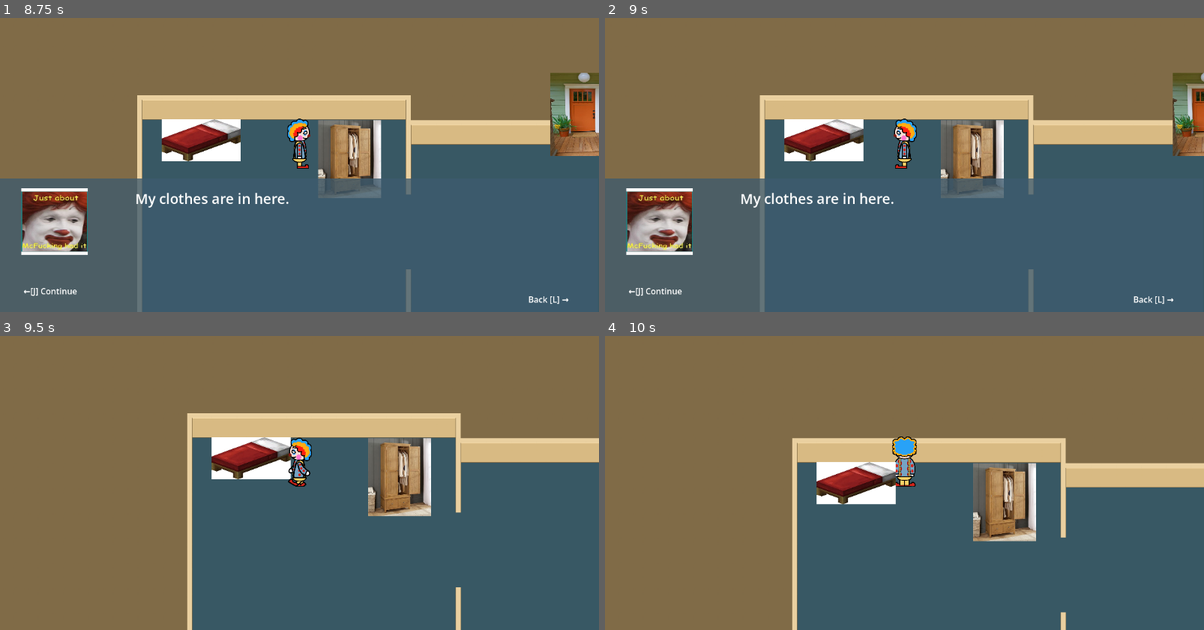
Above: before the commit, frames 1-4 (two rows, left to right).
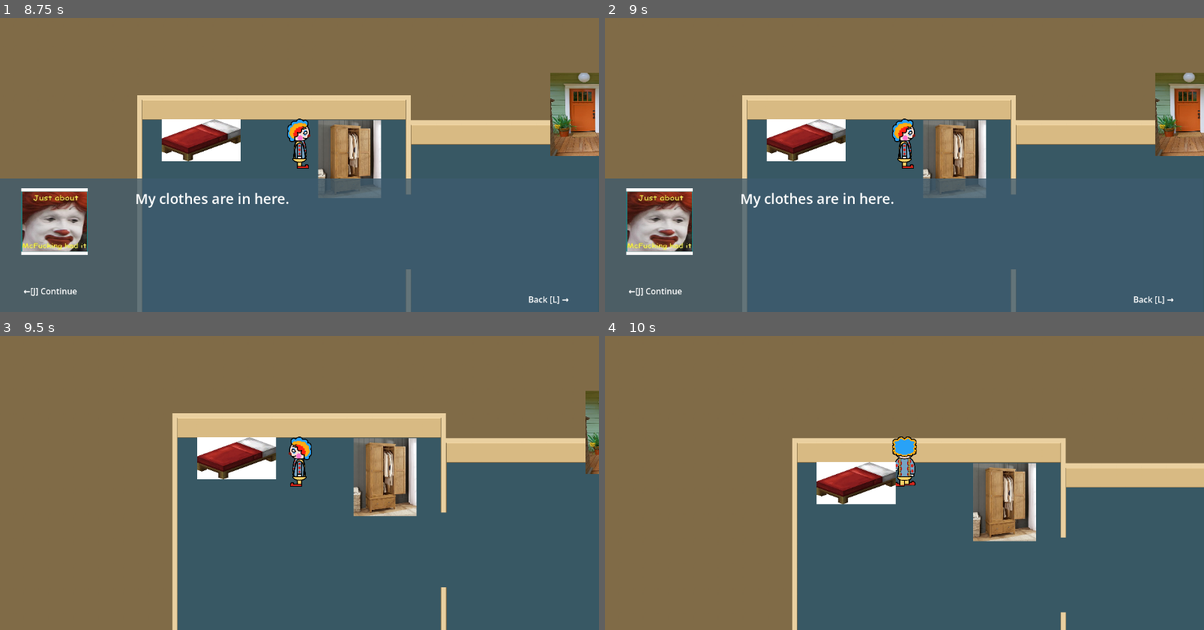
Above: after the commit, the same moments.

Repository: Isabelle1909/JuggleManMania
Game: Godot game, scene res://scenes/house_level/house.tscn
The game is run twice, just before and just after one commit, with the same random seed, the same clock (stepped at 60 frames per second) and the same inputs. This scene is started directly instead of the project's main scene. The engine's default icon, where the game draws it, is replaced by a stand-in: a white triangle on a blue panel in a dark square.
Inputs:
- Up to frame 1 (8.75 s): tap Enter at 0.5, 5.75 s; hold D (move_right) 0.53-1.28 s; tap J (interact) at 0.6, 1.35, 2.3, 2.85, 3.6, 4.55, 5.1, 5.85, 6.8, 7.35, 8.1 s; hold L (back) 1.28-2.03 s; tap Space at 2 s; hold D (move_right) 2.03-2.78 s; tap T (test input 1) at 2.1, 4.35, 6.6 s; hold Up (ui_up) 2.78-3.53 s; hold A (move_left) 3.53-5.03 s; hold L (back) 5.03-5.78 s; hold D (move_right) 5.78-6.53 s; hold Up (ui_up) 6.53-7.28 s; hold D (move_right) 7.28-8.03 s; hold L (back) from 8.03 s (still down)
- Up to frame 2 (9 s): tap Space at 8.75 s; release L (back) at 8.78 s; hold A (move_left) from 8.78 s (still down); tap T (test input 1) at 8.85 s
- Up to frame 3 (9.5 s): keep holding A (move_left); tap J (interact) at 9.05 s
- Up to frame 4 (10 s): release A (move_left) at 9.53 s; hold Up (ui_up) from 9.53 s (still down); tap J (interact) at 9.6 s

Frame 1 is identical in both runs. In frame 2, 9.2% of the frame differs, in the area x 22-100%, y 18-100%; in frame 3, 9.2%, in the area x 28-100%, y 18-100%; in frame 4, less than 0.1%.

Commit message:
quick fixes

Diff:
--- a/juggle-man-mania-project/scripts/house_level/house.gd
+++ b/juggle-man-mania-project/scripts/house_level/house.gd
@@ -47,6 +47,9 @@
 		player.disabled = false
 		SystemManager.increment_time()
 	elif player.waiting_answer_door:
+		var door = player.object_near
+		if door.has_node("DoorSound"):
+			door.get_node("DoorSound").play()
 		TextManager.close_question()
 		on_entered_done = false
 		SystemManager.open_juggling(player.position)
--- a/juggle-man-mania-project/scripts/house_level/player.gd
+++ b/juggle-man-mania-project/scripts/house_level/player.gd
@@ -10,6 +10,7 @@
 var camera_node_pos_tween: Tween
 var facing_ray
 var item_near = "none"
+var object_near
 
 var disabled = false
 var true_disabled = false
@@ -61,8 +62,10 @@
 					if !facing_ray.is_colliding():
 							_move(dir)
 							item_near = "none"
+
 					else:
 						item_near = facing_ray.get_collider().name
+						object_near = facing_ray.get_collider()
 
 
 	interaction_manager()
@@ -78,7 +81,6 @@
 			TextManager.hm.visible = false
 		elif TextManager.tb.visible :
 			TextManager.close_text(item_near,TextManager.tb)
-			item_near = "none"
 			disabled = false
 
 		#Special Interactables
@@ -88,6 +90,7 @@
 			elif SystemManager.time.contains("evening") && SystemManager.in_costume:
 				SystemManager.in_costume = false
 			else:
+				disabled = true
 				TextManager.display_text(item_near)
 
 		elif item_near.contains("bed"):
@@ -98,6 +101,7 @@
 				disabled = true
 				waiting_answer_bed = true
 			else:
+				disabled = true
 				TextManager.display_text(item_near)
 		elif item_near.contains("practice_box"):
 			SystemManager.open_juggling(position)
@@ -107,11 +111,6 @@
 				TextManager.question_text("do you want to go to work now?")
 				disabled = true
 				waiting_answer_door = true
-				var door = facing_ray.get_collider()
-				if door.has_node("DoorSound"):
-					door.get_node("DoorSound").play()
-				get_parent().on_entered_done = false
-				SystemManager.open_juggling(position)
 			elif SystemManager.time.contains("morning"):
 				TextManager.display_cutscene_text("prompt_text","dress",null,null)
 			elif SystemManager.time.contains("evening"):
@@ -122,12 +121,6 @@
 
 		elif item_near.contains("in_door"):
 			SystemManager.leave_balc = true
-			var door = facing_ray.get_collider()
-			if door.has_node("DoorSound"):
-				door.get_node("DoorSound").play()
-			camera.enabled = false
-			true_disabled = true
-			SystemManager.open_balcony()
 
 		#General Interactables
 		elif !item_near.contains("none")&&!item_near.contains("Wall"):
